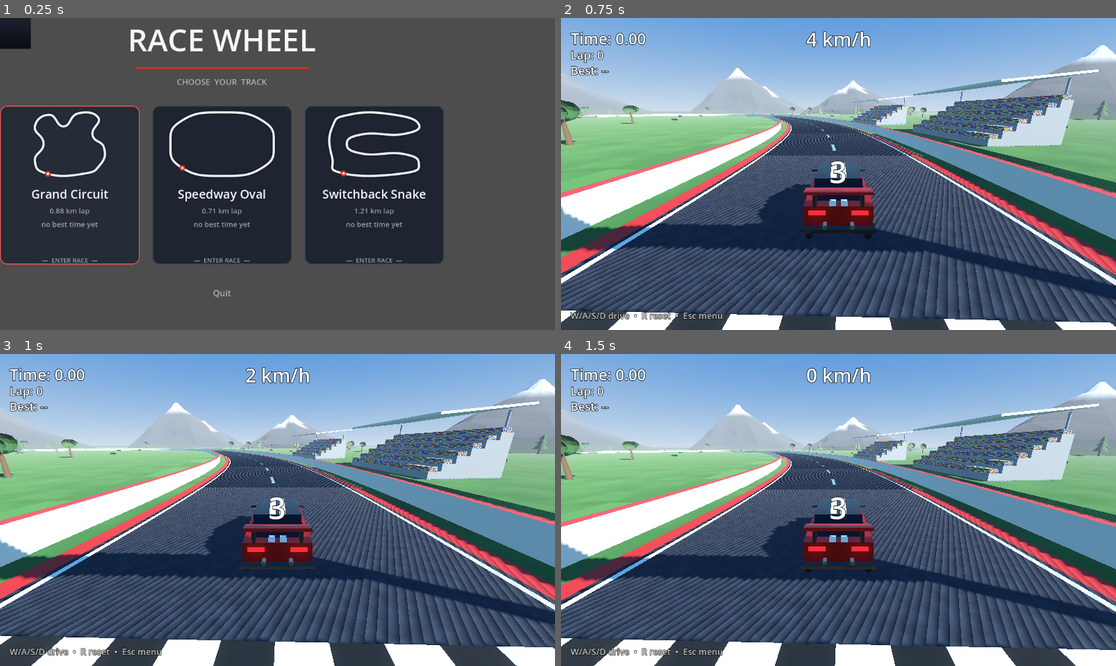
Above: before the commit, frames 1-4 (two rows, left to right).
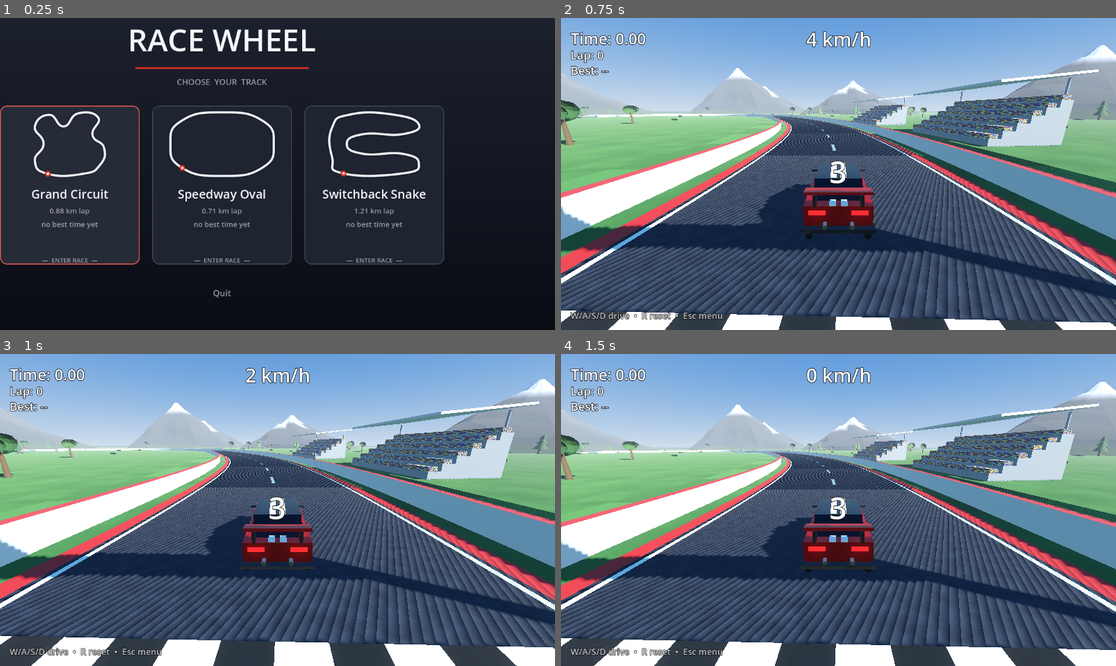
Above: after the commit, the same moments.

Repository: avtandili-babilodze/race_wheel
Game: Godot game, scene res://ui/menu/menu.tscn
The game is run twice, just before and just after one commit, with the same random seed, the same clock (stepped at 60 frames per second) and the same inputs.
Inputs (mouse positions are in pixels of both pictures, inside the frame that each line leads up to):
- Up to frame 1 (0.25 s): no input
- Up to frame 2 (0.75 s): click (633, 186) at 0.52 s
- Up to frame 3 (1 s): no input
- Up to frame 4 (1.5 s): tap Enter at 1.25 s; hold D from 1.28 s (still down); hold R from 1.28 s (still down)

The runs differ from the first frame. In frame 1, 60% of the frame differs, in the area x 0-100%, y 0-100%; in frame 2, nothing differs; in frame 3, nothing differs; in frame 4, nothing differs.

Commit message:
fixed menu

Diff:
--- a/ui/menu/menu.gd
+++ b/ui/menu/menu.gd
@@ -4,7 +4,6 @@
 const GOLD := Color(0.95, 0.78, 0.3)
 const TEXT_DIM := Color(1, 1, 1, 0.55)
 
-# Draws the smoothed outline of a track, scaled to fit its box.
 class TrackPreview:
 	extends Control
 	var points: Array = []
@@ -29,7 +28,7 @@
 		for p in baked:
 			screen_pts.append(p * scale_factor + offset)
 		screen_pts.append(screen_pts[0])
-		# Soft shadow pass, then the line itself.
+
 		draw_polyline(screen_pts, Color(0, 0, 0, 0.4), 7.0, true)
 		draw_polyline(screen_pts, Color(0.93, 0.94, 0.97), 3.5, true)
 		draw_circle(screen_pts[0], 6.0, Color(0.85, 0.18, 0.14))
@@ -41,19 +40,27 @@
 	var gradient := Gradient.new()
 	gradient.set_color(0, Color(0.11, 0.13, 0.18))
 	gradient.set_color(1, Color(0.04, 0.05, 0.08))
+
 	var bg_tex := GradientTexture2D.new()
 	bg_tex.gradient = gradient
 	bg_tex.fill_from = Vector2(0, 0)
 	bg_tex.fill_to = Vector2(0, 1)
+
+	# --- THE FIX: Detach background layout from the UI tree ---
+	var bg_layer := CanvasLayer.new()
+	bg_layer.layer = -1 # Forces it strictly behind all UI
+	add_child(bg_layer)
+
 	var bg := TextureRect.new()
 	bg.texture = bg_tex
-	bg.stretch_mode = TextureRect.STRETCH_SCALE
-	bg.set_anchors_preset(Control.PRESET_FULL_RECT)
-	add_child(bg)
+	bg.expand_mode = TextureRect.EXPAND_IGNORE_SIZE
+	bg_layer.add_child(bg)
+	bg.set_anchors_and_offsets_preset(Control.PRESET_FULL_RECT)
+	# ----------------------------------------------------------
 
 	var center := CenterContainer.new()
-	center.set_anchors_preset(Control.PRESET_FULL_RECT)
 	add_child(center)
+	center.set_anchors_and_offsets_preset(Control.PRESET_FULL_RECT)
 
 	var vbox := VBoxContainer.new()
 	vbox.add_theme_constant_override("separation", 14)
